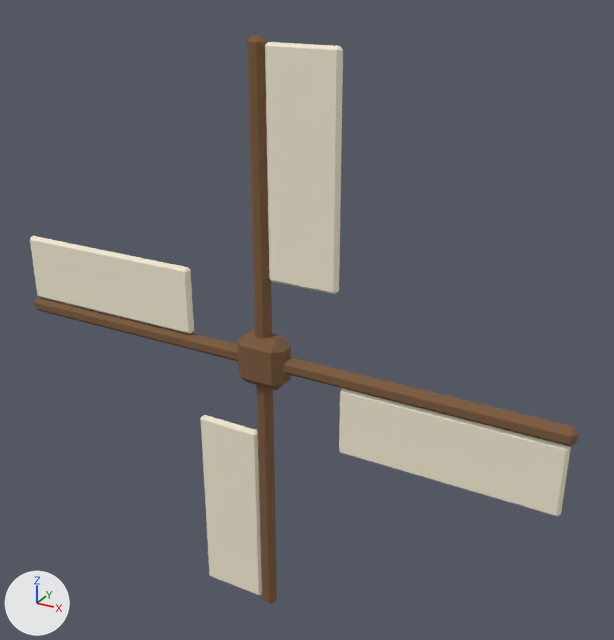
The glTF model public/terrain-study/settlements/ns-windmill-sails.glb: old version first, new version second.
One viewpoint serves both versions: a 50 mm camera at (0.448, -0.717, 0.417) aimed at (0.033, 0.037, 0.04). Arrows for +X, +Y and +Z are at lower left; the lights stay in place. The older version comes first. Vertices at exactly the same position are counted once.

The older version as bpy lines, for what is in view:
```python
me_cube_017 = bpy.data.meshes.new('Cube.017')
me_cube_017.from_pydata(...)  # 216 vertices, 396 faces; spans x -0.34..0.34, y -0.018..0.018, z -0.34..0.34
# faces by material slot: [220, 176]
me_cube_017.materials.append(mat_ns_timber)  # brown #7c5b3d
me_cube_017.materials.append(mat_ns_sail_canvas)  # pale yellow #f6edd6
ob_cube = bpy.data.objects.new('Cube', me_cube_017)
ob_cube.location = (0.0, 0.0, 0.0)
```
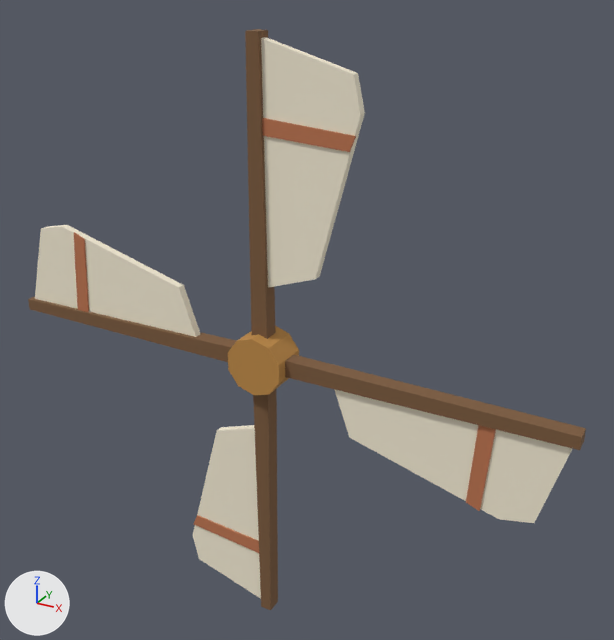
Boxes (x1, y1, x2, y2) around the edits, measured in the pictures (614 x 640 px):
'Cube', reshaped: before (30, 35, 579, 604); after (28, 29, 586, 610)
part 1 of me_cube_017, added (orange): after (228, 326, 299, 395)
part 2 of me_cube_017, rebuilt: before (35, 297, 238, 361); after (28, 296, 236, 362)
part 3 of me_cube_017, rebuilt (14% taller): before (30, 236, 194, 334); after (35, 225, 200, 337)
part 4 of me_cube_017, rebuilt (18% wider): before (256, 385, 277, 604); after (253, 389, 278, 610)
part 5 of me_cube_017, rebuilt (11% wider): before (201, 415, 262, 595); after (193, 425, 261, 599)
part 6 of me_cube_017, rebuilt (7% taller): before (283, 357, 579, 446); after (285, 355, 586, 450)
part 7 of me_cube_017, rebuilt: before (339, 388, 571, 516); after (334, 389, 572, 523)
part 8 of me_cube_017, rebuilt (23% wider): before (247, 35, 272, 339); after (245, 29, 276, 339)
part 9 of me_cube_017, rebuilt (33% wider): before (265, 42, 343, 294); after (261, 37, 365, 288)
part 10 of me_cube_017, deleted (brown): before (237, 329, 291, 390)
part 11 of me_cube_017, added: after (74, 118, 496, 553)

What the commit changed:
Material 'Work bronze' (mat_work_bronze) is new.
Its base color is (0.521, 0.258, 0.063) (orange #bf8b47).
Its roughness is 0.94.
Material 'Work fired earth' (mat_work_fired_earth) is new.
Its base color is (0.509, 0.178, 0.0802) (orange #bd7550).
Its roughness is 0.94.
me_cube_017 is used by ob_cube; location (0.0, 0.0, 0.0).
me_cube_017 had 216 vertices, 396 faces and spanned x -0.34..0.34, y -0.018..0.018, z -0.34..0.34.
me_cube_017 now has 124 vertices, 196 faces and spans x -0.345..0.345, y -0.023..0.021, z -0.345..0.345.
me_cube_017 part 1: a new loose piece, a 10-sided cylinder along y spanning x -0.032..0.032, y -0.023..0.021, z -0.034..0.034, in mat_work_bronze (orange #bf8b47).
me_cube_017 part 2: the loose piece of 24 vertices spanning x -0.34..0.0, y -0.008..0.008, z -0.009..0.009 is rebuilt with 8 vertices and now spans x -0.345..-0.016, y -0.009..0.009, z -0.01..0.01.
me_cube_017 part 3: the loose piece of 24 vertices spanning x -0.335..-0.095, y -0.005..0.005, z 0.01..0.09 is rebuilt with 10 vertices and now spans x -0.339..-0.087, y -0.004..0.005, z 0.006..0.112.
me_cube_017 part 4: the loose piece of 24 vertices spanning x -0.009..0.009, y -0.008..0.008, z -0.34..0.0 is rebuilt with 8 vertices and now spans x -0.01..0.01, y -0.009..0.009, z -0.345..-0.016.
me_cube_017 part 5: the loose piece of 24 vertices spanning x -0.09..-0.01, y -0.005..0.005, z -0.335..-0.095 is rebuilt with 10 vertices and now spans x -0.112..-0.006, y -0.004..0.005, z -0.339..-0.087.
me_cube_017 part 6: the loose piece of 24 vertices spanning x 0.0..0.34, y -0.008..0.008, z -0.009..0.009 is rebuilt with 8 vertices and now spans x 0.016..0.345, y -0.009..0.009, z -0.01..0.01.
me_cube_017 part 7: the loose piece of 24 vertices spanning x 0.095..0.335, y -0.005..0.005, z -0.09..-0.01 is rebuilt with 10 vertices and now spans x 0.087..0.339, y -0.004..0.005, z -0.112..-0.006.
me_cube_017 part 8: the loose piece of 24 vertices spanning x -0.009..0.009, y -0.008..0.008, z 0.0..0.34 is rebuilt with 8 vertices and now spans x -0.01..0.01, y -0.009..0.009, z 0.016..0.345.
me_cube_017 part 9: the loose piece of 24 vertices spanning x 0.01..0.09, y -0.005..0.005, z 0.095..0.335 is rebuilt with 10 vertices and now spans x 0.006..0.112, y -0.004..0.005, z 0.087..0.339.
Part 10, on me_cube_017:
24 vertices are removed from x -0.03..0.03, y -0.018..0.018, z -0.03..0.03.
44 faces are deleted.
Part 11, on me_cube_017:
32 vertices are added at x -0.265..0.265, y -0.006..-0.004, z -0.265..0.265.
48 new faces join them, mat_work_fired_earth (orange #bd7550).
me_cube_017 gains material mat_work_bronze (orange #bf8b47).
me_cube_017 gains material mat_work_fired_earth (orange #bd7550).
